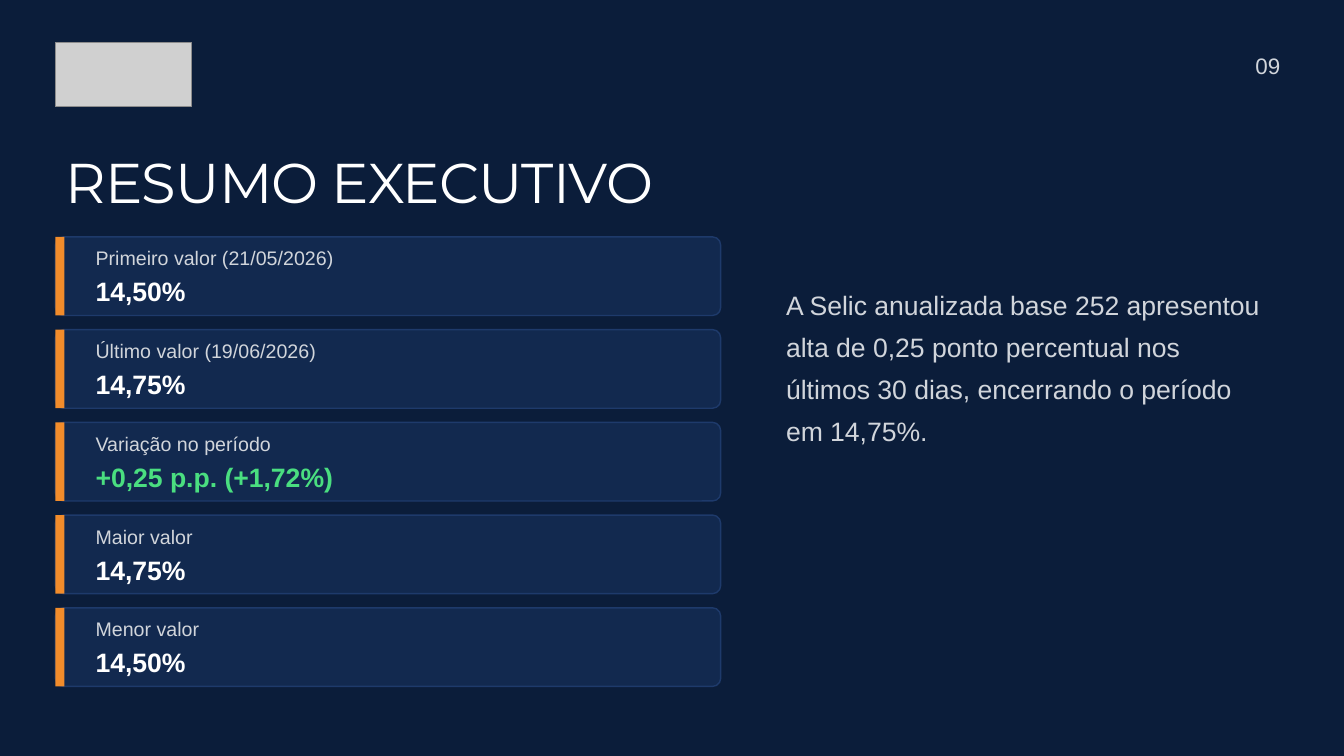
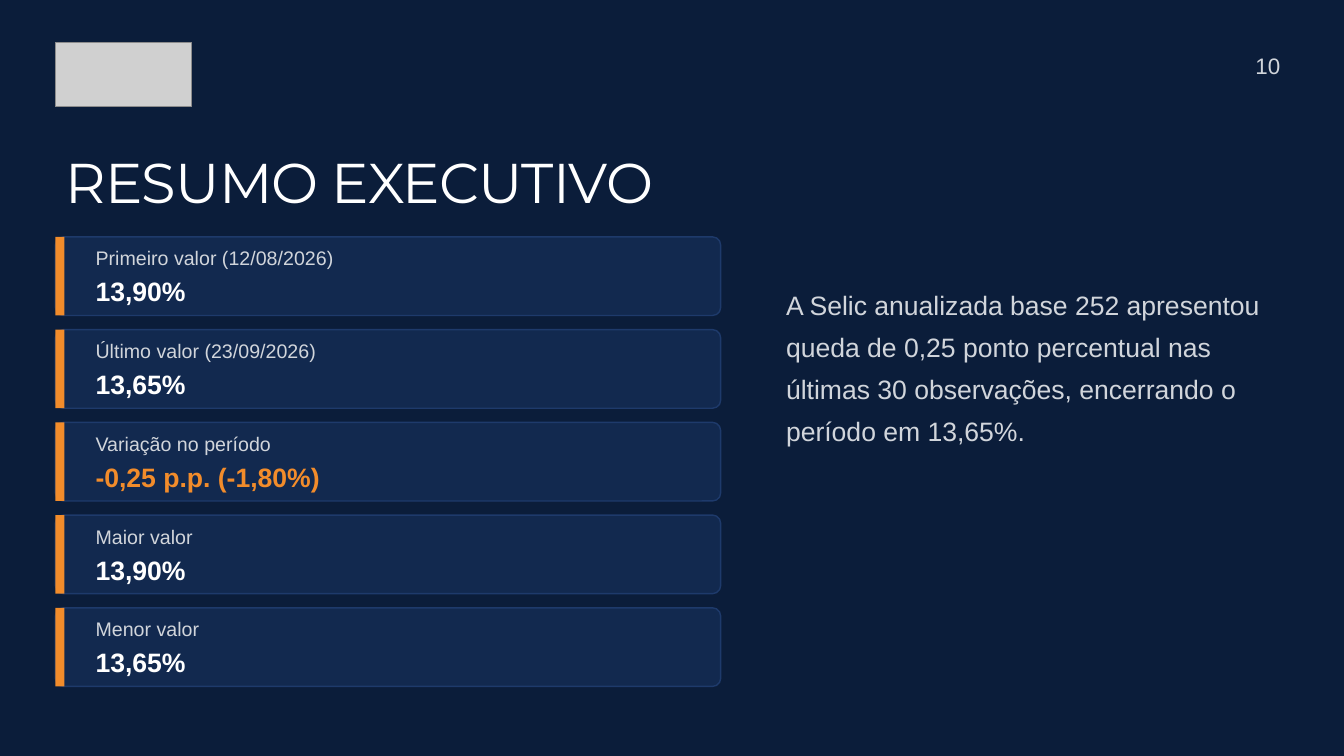
Before and after one commit to thaiza-commits/oficina-de-robos-bma, a slide deck: slide 10 of apresentacao/BMA-Oficina-de-Robos.pptx (slide 9 before the commit). Drawn at 1344x756 pixels with LibreOffice and Linux fonts; fonts in the diff are those of the drawing; grey boxes stand for pictures. Boxes give left, top, right and bottom in pixels: in the first picture for what was removed or moved away, otherwise in the second. Text is boxed around its words. In the diff, an @@ line names an element or a change of style, - is before the commit and + after.

```diff
--- a/apresentacao/BMA-Oficina-de-Robos.pptx
+++ b/apresentacao/BMA-Oficina-de-Robos.pptx
@@ text at (1255,58,1280,74): text changed @@
-09
+10
@@ text at (96,250,333,269): text changed @@
-Primeiro valor (21/05/2026)
+Primeiro valor (12/08/2026)
@@ text at (96,282,186,305): text changed @@
-14,50%
+13,90%
@@ text at (786,295,1260,446): text changed @@
-A Selic anualizada base 252 apresentou alta de 0,25 ponto percentual nos últimos 30 dias, encerrando o período em 14,75%.
+A Selic anualizada base 252 apresentou queda de 0,25 ponto percentual nas últimas 30 observações, encerrando o período em 13,65%.
@@ text at (96,343,316,362): text changed @@
-Último valor (19/06/2026)
+Último valor (23/09/2026)
@@ text at (96,375,186,398): text changed @@
-14,75%
+13,65%
@@ text at (96,467,320,492): text changed; text colour #4ADE80 to #F28C2B @@
-+0,25 p.p. (+1,72%)
+-0,25 p.p. (-1,80%)
@@ text at (96,561,186,584): text changed @@
-14,75%
+13,90%
@@ text at (96,653,186,676): text changed @@
-14,50%
+13,65%
```
Also in this commit, not shown: 6 other slides changed, 1 slide added, 26 other files.
